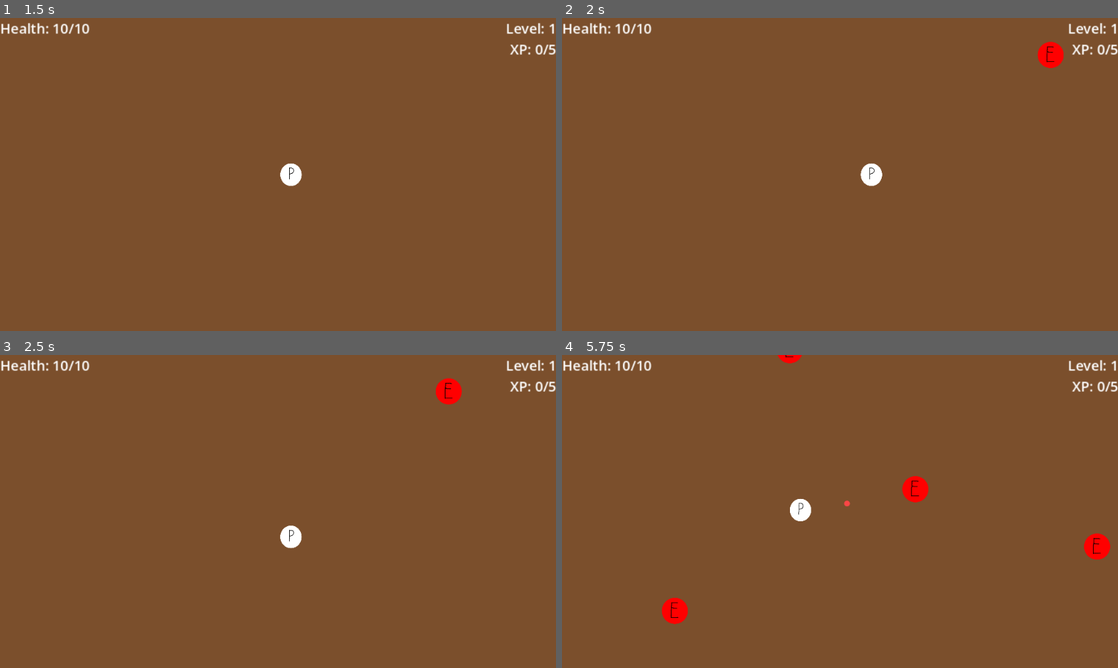
Above: before the commit, frames 1-4 (two rows, left to right).
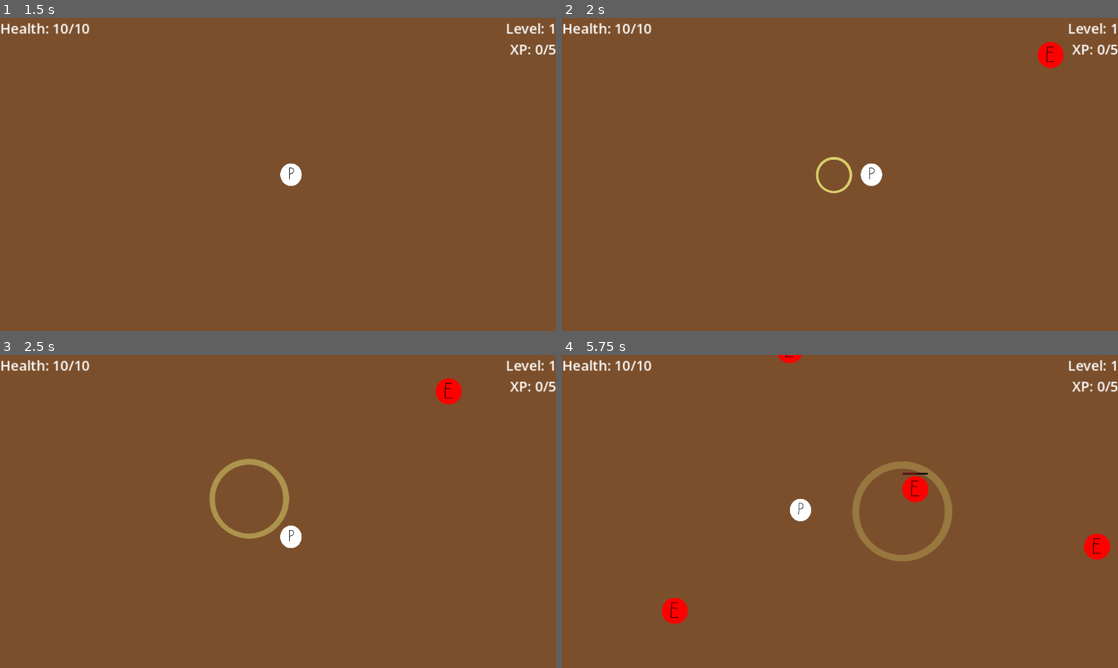
Above: after the commit, the same moments.

Repository: Josephisgr8/simple-survivors
Game: Godot game, scene res://Scenes/main_menu.tscn
The game is run twice, just before and just after one commit, with the same random seed, the same clock (stepped at 60 frames per second) and the same inputs.
Inputs:
- Up to frame 1 (1.5 s): click "Start Game" at 0.5 s; tap Enter at 1.25 s; hold D (Right) from 1.28 s (still down)
- Up to frame 2 (2 s): keep holding D (Right)
- Up to frame 3 (2.5 s): release D (Right) at 2.03 s; hold S (Down) from 2.03 s (still down)
- Up to frame 4 (5.75 s): release S (Down) at 2.78 s; hold D (Right) 2.78-3.53 s; hold W (Up) 3.53-4.28 s; hold A (Left) from 4.28 s (still down)

Frame 1 is identical in both runs. In frame 2, 0.2% of the frame differs, in the area x 45-53%, y 44-56%; in frame 3, 0.8%; in frame 4, 1.2%, in the area x 50-71%, y 34-66%.

Commit message:
Added Pulse weapon.
Pulse weapon will send a ring out from the player's position, dealing damage, and fading as distance travels. This weapon doesn't increase in size with size multiplier, but rather increases it's range with both size and range multipliers.

Diff:
--- /dev/null
+++ b/Scenes/PlayerWeapons/pulse.tscn
@@ -0,0 +1,21 @@
+[gd_scene format=3 uid="uid://j6mw26jnxn2n"]
+
+[ext_resource type="Script" uid="uid://ck81ayevaqodn" path="res://Scripts/PlayerWeapons/pulse.gd" id="1_3pmwj"]
+[ext_resource type="Texture2D" uid="uid://clan2jokddheh" path="res://Assets/Sprites/Pulse.png" id="2_oy8xi"]
+
+[node name="Pulse" type="Area2D" unique_id=1108168649]
+script = ExtResource("1_3pmwj")
+
+[node name="Sprite2D" type="Sprite2D" parent="." unique_id=1617252163]
+position = Vector2(-10, 6)
+texture = ExtResource("2_oy8xi")
+
+[node name="CollisionPolygon2D" type="CollisionPolygon2D" parent="." unique_id=2059394935]
+build_mode = 1
+polygon = PackedVector2Array(0, 103, -26, 99, -50, 89, -70, 74, -86, 53, -96, 29, -100, 3, -96, -23, -86, -47, -70, -68, -50, -84, -26, -94, 0, -97, 0, -83, -22, -79, -44, -70, -61, -57, -74, -40, -83, -19, -85, 4, -82, 27, -73, 50, -60, 66, -45, 78, -23, 87, 0, 90)
+
+[node name="CollisionPolygon2D2" type="CollisionPolygon2D" parent="." unique_id=143561467]
+position = Vector2(0, 7)
+rotation = 3.141278
+build_mode = 1
+polygon = PackedVector2Array(0, 103, -26, 99, -50, 89, -70, 74, -86, 53, -96, 29, -100, 3, -96, -23, -86, -47, -70, -68, -50, -84, -26, -94, 0, -97, 0, -83, -22, -79, -44, -70, -61, -57, -74, -40, -83, -19, -85, 4, -82, 27, -73, 50, -60, 66, -45, 78, -23, 87, 0, 90)
--- a/Scenes/player.tscn
+++ b/Scenes/player.tscn
@@ -9,6 +9,7 @@
 height = 104.0
 
 [node name="Player" type="CharacterBody2D" unique_id=470280197]
+z_index = 1
 script = ExtResource("1_cvnsp")
 
 [node name="PlayerStateManager" type="Node" parent="." unique_id=1069392721]
--- /dev/null
+++ b/Scripts/PlayerWeaponManagers/pulse_manager.gd
@@ -0,0 +1,55 @@
+extends PlayerWeaponManagerBase
+class_name PulseManager
+
+var pulseBlueprint: PackedScene = preload("res://Scenes/PlayerWeapons/pulse.tscn")
+
+# Called when the node enters the scene tree for the first time.
+func _init() -> void:
+	projectileSpeed = 1
+	castSpeed = 3
+	projectileDamage = 2
+	castRange = 1.5
+
+	pass # Replace with function body.
+
+#functions to be overridden
+func updateVariables(stats: PlayerStatsResource):
+	projectileSpeedMult = stats.getStat("playerProjectileSpeedMultiplier")
+	castSpeedMult = stats.getStat("playerCastSpeedMultiplier")
+	projectileDamageMult = stats.getStat("playerDamageMultiplier")
+	rangeMult = stats.getStat("playerRangeMultiplier")
+	sizeMult = stats.getStat("playerSizeMultiplier")
+	attackTimer.wait_time = castSpeed / castSpeedMult
+	if get_parent() == null:
+		return
+	casterPosition = get_parent().global_position
+
+func createWeapon(_fromPos: Vector2, _toPos: Vector2) -> void:
+	var newPulse: Pulse = pulseBlueprint.instantiate()
+
+	newPulse.global_position = casterPosition
+	newPulse.global_scale = Vector2(0,0)
+	newPulse.maxRange = castRange * rangeMult * sizeMult
+	newPulse.distTraveled = 0
+	weaponList.append(newPulse)
+	add_child(newPulse)
+
+	newPulse.enemyHitWithWeapon.connect(_onEnemyHitWithWeapon)
+
+func _onEnemyHitWithWeapon(enemy, weapon: Pulse):
+	var totalDamage = projectileDamage * projectileDamageMult
+	if enemy.has_method("damageTaken"):
+		enemy.damageTaken(totalDamage, weapon)
+
+func _updateWeaponLocation(prjSpd, prjSpdMlt, delta):
+	for i in range(weaponList.size()-1 ,-1, -1):
+		var cw: Pulse = weaponList.get(i) # current weapon
+		var fs = prjSpd * prjSpdMlt * delta #final speed
+
+		cw.global_scale = cw.global_scale + Vector2(fs,fs)
+		cw.distTraveled += fs
+		cw.setOpacity((cw.maxRange - cw.distTraveled) / cw.maxRange)
+		#print(cw.global_scale, " , ", cw.distTraveled)
+		if cw.distTraveled >= cw.maxRange:
+			weaponList.remove_at(i)
+			cw.queue_free()
--- /dev/null
+++ b/Scripts/PlayerWeapons/pulse.gd
@@ -0,0 +1,30 @@
+extends Area2D
+class_name Pulse
+
+signal enemyHitWithWeapon
+
+var enemiesHitList: Array[Area2D]
+var isReturning: bool
+var maxRange: float
+var distTraveled: float
+#this weapon's travel distance is affected by both range and size
+@onready var sprite_2d: Sprite2D = $Sprite2D
+
+# Called when the node enters the scene tree for the first time.
+func _ready() -> void:
+	enemiesHitList = []
+	pass # Replace with function body.
+
+
+# Called every frame. 'delta' is the elapsed time since the previous frame.
+func _process(delta: float) -> void:
+	for area in get_overlapping_areas():			#this is called instead of a signal because many times a boomerang will hit an enemy at the end of its trajectory and never
+		if enemiesHitList.has(area):				#stop overlapping. This will then not signal that an enemy was hit.
+			continue
+		enemyHitWithWeapon.emit(area, self)
+		enemiesHitList.append(area)
+	##signal when hitting enemy
+	pass
+
+func setOpacity(val: float):
+	sprite_2d.modulate.a = val
--- a/Scripts/player.gd
+++ b/Scripts/player.gd
@@ -22,8 +22,8 @@
 func _ready() -> void:
 	#weapon_managers.append(MissileManager.new())
 	#weapon_managers.append(BoomerangManager.new())
-	weapon_managers.append(RubberBallManager.new())
-	#missile_manager = BoomerangManager.new()#MissileManager.new()
+	#weapon_managers.append(RubberBallManager.new())
+	weapon_managers.append(PulseManager.new())
 	_updateMissileManager()
 	playerStats.setStat("playerCurrentHP", int(playerStats.getStat("playerMaxHP") * playerStats.getStat("playerMaxHpMultiplier")))
 	for mg: PlayerWeaponManagerBase in weapon_managers:
Binary file added: Assets/Sprites/Pulse.png
Not shown, added: Assets/Sprites/Pulse.png.import
Not shown, added: Scripts/PlayerWeaponManagers/pulse_manager.gd.uid
Not shown, added: Scripts/PlayerWeapons/pulse.gd.uid
